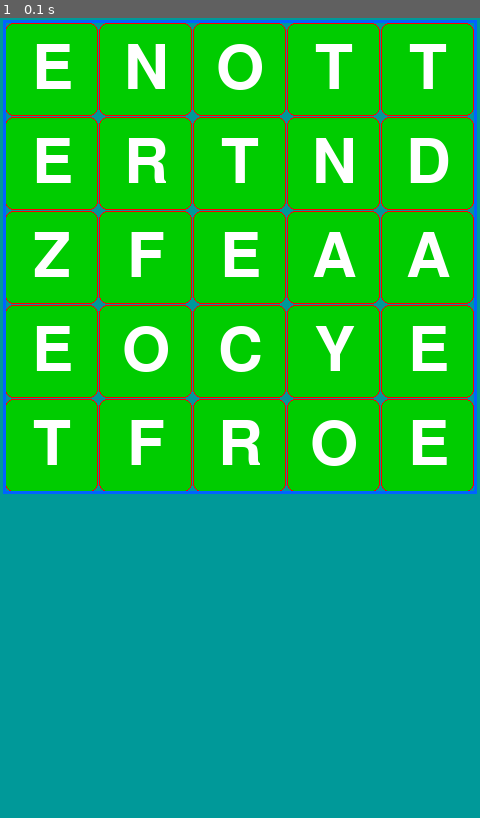
Above: before the commit, frame 1.
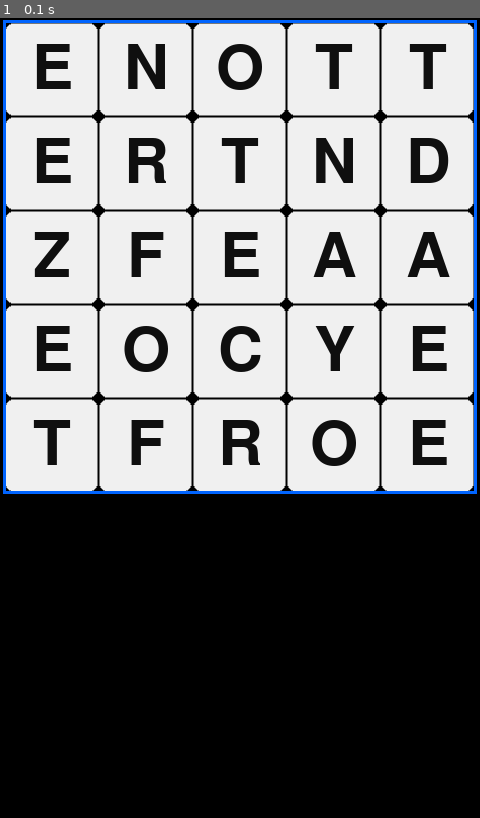
Above: after the commit, the same moment.

Repository: pwildani/Letter-Roller
Game: pygame game, started from roller/main.py
The game is run twice, just before and just after one commit, with the same random seed, the same clock (stepped at 60 frames per second) and the same inputs. The source is Python 2; it was converted automatically to run under Python 3.
Inputs:
- Up to frame 1 (0.1 s): no input

The runs differ from the first frame. In frame 1, 99% of the frame differs, in the area x 0-100%, y 0-100%.

Commit message:
Make shakeit work and bind it to space.

Diff:
--- a/roller/board.py
+++ b/roller/board.py
@@ -21,13 +21,14 @@
     letters = []
     for cube in self.cubes:
       letters.extend(random.sample(cube,1))
+    self.letters = letters
     return letters
 
   def __init__(self, rows, cols):
     self.rows = rows
     self.cols = cols
     self.cubes = self.select_cubes(self.allcubes) # 1-D list
-    self.letters = self.shakeit()
+    self.shakeit()
 
 
   def letterAt(self, row, col):
--- a/roller/main.py
+++ b/roller/main.py
@@ -23,8 +23,9 @@
   pygame.display.set_caption('Letter Roller')
 
   game = board.Board(5, 5)
-  theme = pygameui.GarishTheme()
+  theme = pygameui.GreyTheme()
   boardui = pygameui.PyGameBoardUI(mainsurface, game, theme)
+  events.KEYDOWN.handler(pygame.K_SPACE)(lambda board, _: board.shakeit())
 
   while True:
     if android and android.check_pause():
@@ -32,7 +33,7 @@
 
     # TODO pause for events rather than busywaiting
     for event in itertools.chain([pygame.event.wait()], pygame.event.get()):
-      events.EVENTS[event.type](board, event)
+      events.EVENTS[event.type](game, event)
 
     boardui.draw()
     pygame.display.update()
--- a/roller/pygameui.py
+++ b/roller/pygameui.py
@@ -113,6 +113,22 @@
   FONTFILE = 'freesansbold.ttf'
   FONTRATIO = 2.0 / 3
 
+class GreyTheme(Theme):
+  GAP = 1
+  BORDERSIZE = 3
+
+  BGCOLOR = (0, 0, 0)
+  TILECOLOR = (240, 240, 240)
+  TILEBORDERCOLOR = (120, 120, 120)
+  TEXTCOLOR = (15, 15, 15)
+  BORDERCOLOR = LIGHTCYAN
+
+  BUTTONCOLOR = WHITE
+  BUTTONTEXTCOLOR = BLACK
+  MESSAGECOLOR = WHITE
+  FONTFILE = 'freesansbold.ttf'
+  FONTRATIO = 2.0 / 3
+
 
 class PyGameBoardUI:
   def __init__(self, surface, board, theme):
